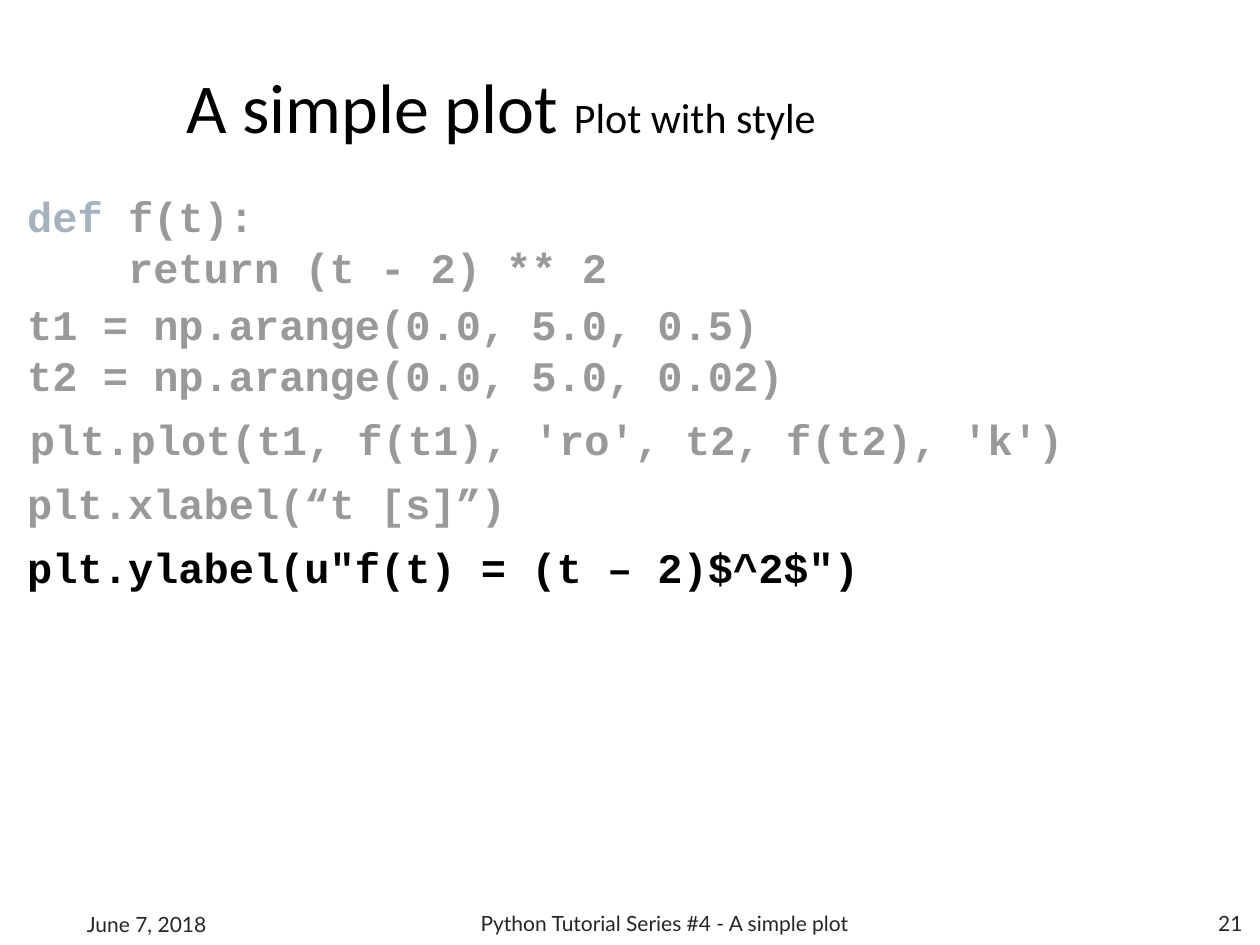
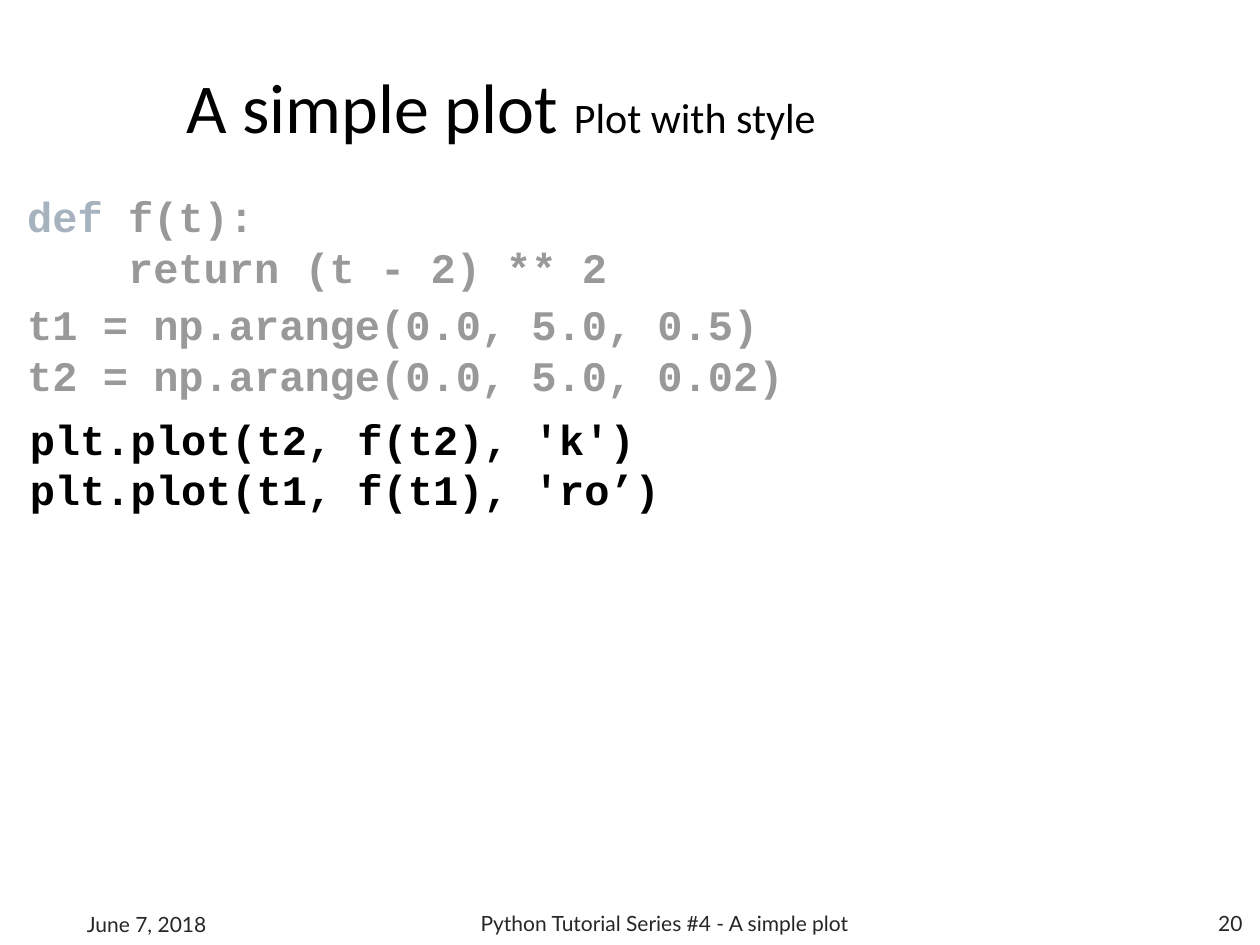
Before and after one commit to b1quint/Python-Tutorial-Series, a slide deck: slide 20 of Presentations/Python Tutorial Series 4 - A simple plot.pptx (slide 21 before the commit). Drawn at 1260x945 pixels with LibreOffice and Linux fonts; fonts in the diff are those of the drawing; background and template pictures are left out. Boxes give left, top, right and bottom in pixels: in the first picture for what was removed or moved away, otherwise in the second. Text is boxed around its words. In the diff, an @@ line names an element or a change of style, - is before the commit and + after.

```diff
--- a/Presentations/Python Tutorial Series 4 - A simple plot.pptx
+++ b/Presentations/Python Tutorial Series 4 - A simple plot.pptx
@@ rectangle: place and size @@
-rectangle at [0,185,1186,536]
+rectangle at [0,185,1186,407]
@@ text at [30,424,660,514]: text changed @@
-plt.plot(t1, f(t1), 'ro', t2, f(t2), 'k')
+plt.plot(t2, f(t2), 'k')
+plt.plot(t1, f(t1), 'ro’)
@@ text removed at [27,488,506,528] @@
-plt.xlabel(“t [s]”)
@@ text removed at [27,552,859,592] @@
-plt.ylabel(u"f(t) = (t – 2)$^2$")
@@ page number at [1218,916,1242,931]: text changed @@
-21
+20
```
Also in this commit, not shown: 25 other slides changed, 8 slides added, 12 other files.
